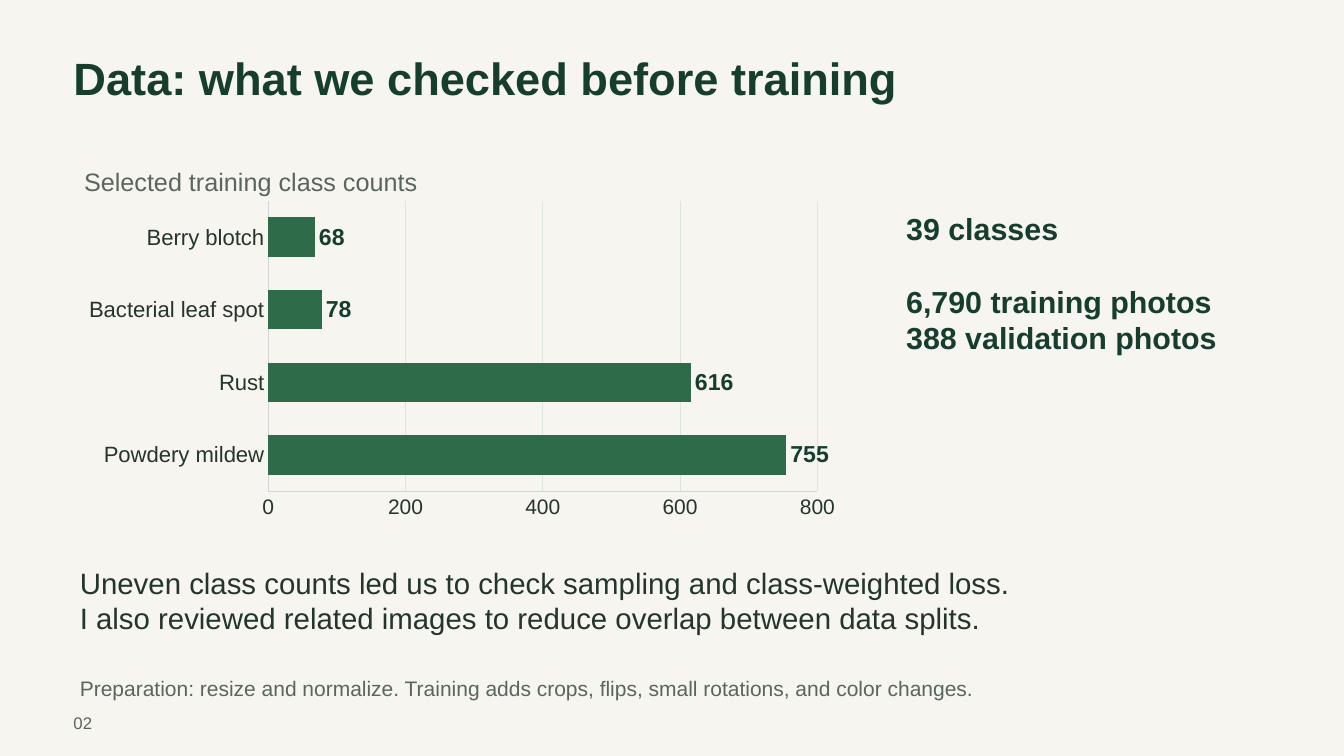
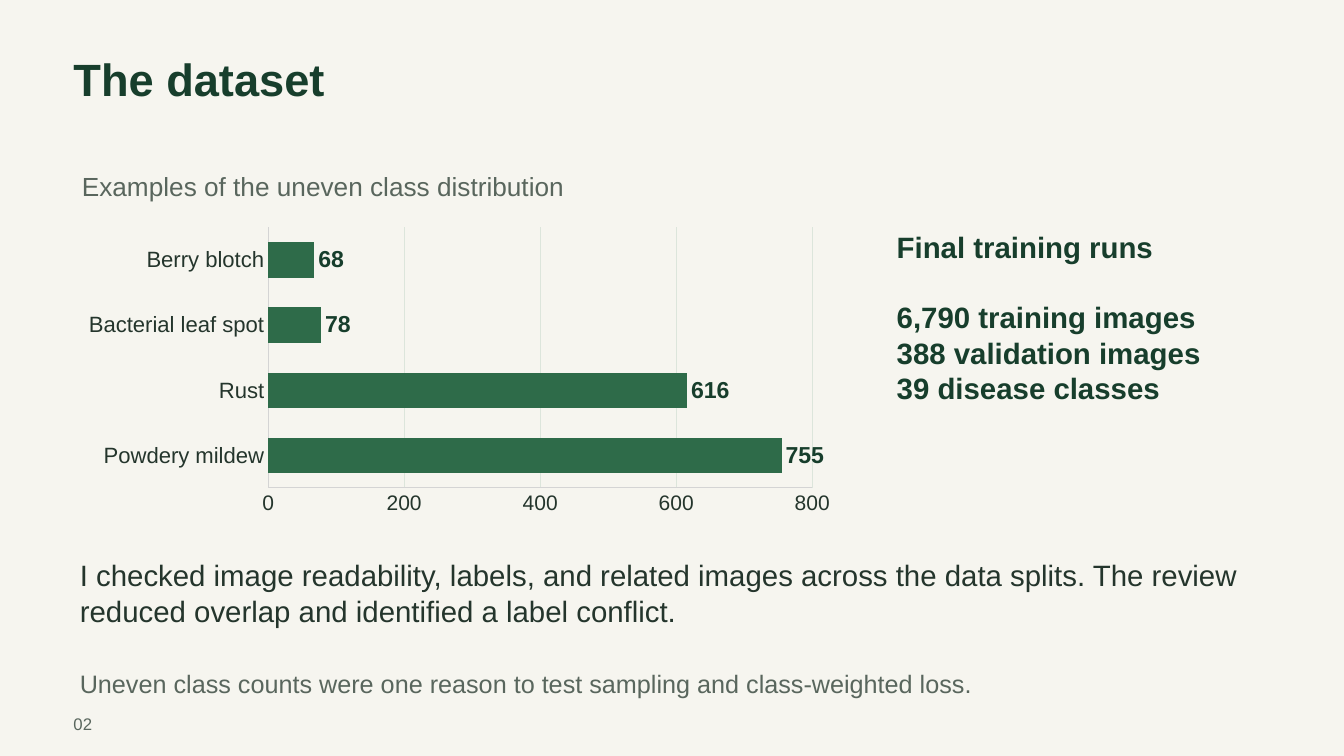
Before and after one commit to abarseghian2005-collab/mroot-plant-disease-classifier, a slide deck: slide 2 of MROOT_ACA_Presentation.pptx. Drawn at 1344x756 pixels with LibreOffice and Linux fonts; fonts in the diff are those of the drawing. Boxes give left, top, right and bottom in pixels: in the first picture for what was removed or moved away, otherwise in the second. Text is boxed around its words. In the diff, an @@ line names an element or a change of style, - is before the commit and + after.

```diff
--- a/MROOT_ACA_Presentation.pptx
+++ b/MROOT_ACA_Presentation.pptx
@@ text at <box>73,63,324,97</box>: text changed @@
-Data: what we checked before training
+The dataset
@@ text at <box>82,177,564,202</box>: text changed; size 18 to 18.8 pt @@
-Selected training class counts
+Examples of the uneven class distribution
@@ bar chart: place and size @@
-bar chart at <box>74,195,851,525</box>
+bar chart at <box>74,222,846,521</box>
@@ text at <box>897,236,1200,400</box>: text changed; size 21.8 to 21 pt @@
-39 classes
-6,790 training photos
-388 validation photos
+Final training runs
+6,790 training images
+388 validation images
+39 disease classes
@@ text at <box>80,564,1237,628</box>: text changed @@
-Uneven class counts led us to check sampling and class-weighted loss.
-I also reviewed related images to reduce overlap between data splits.
+I checked image readability, labels, and related images across the data splits. The review reduced overlap and identified a label conflict.
@@ text at <box>80,675,972,698</box>: text changed; size 15 to 18 pt @@
-Preparation: resize and normalize. Training adds crops, flips, small rotations, and color changes.
+Uneven class counts were one reason to test sampling and class-weighted loss.
```
Also in this commit, not shown: 5 other slides changed, 4 slides added, 4 slides removed, 1 other file.
